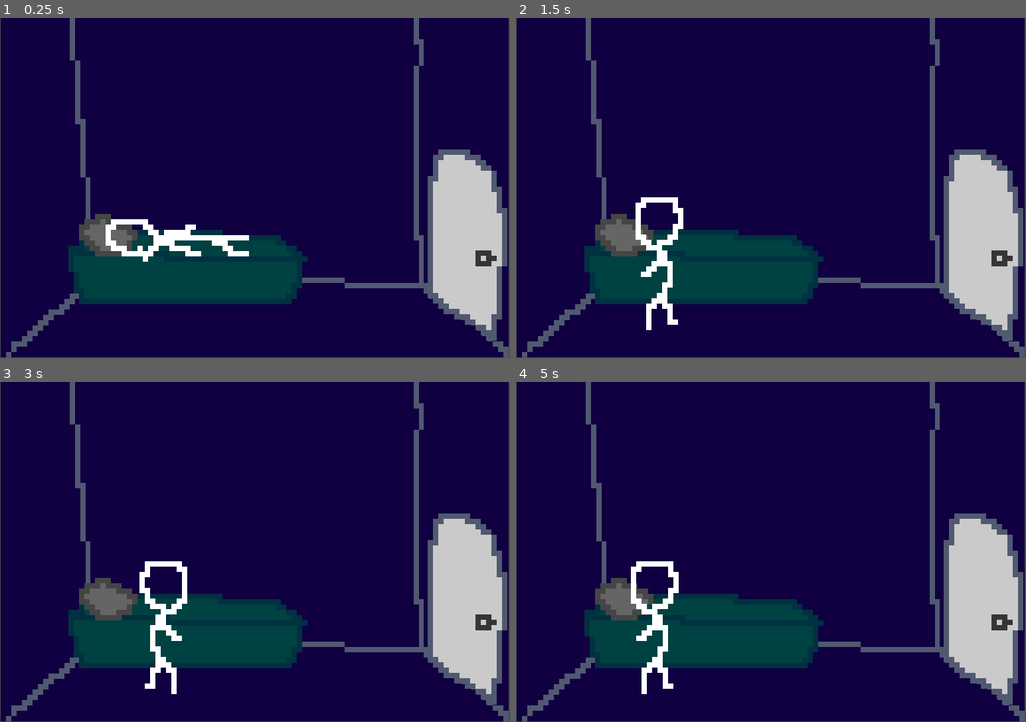
Above: before the commit, frames 1-4 (two rows, left to right).
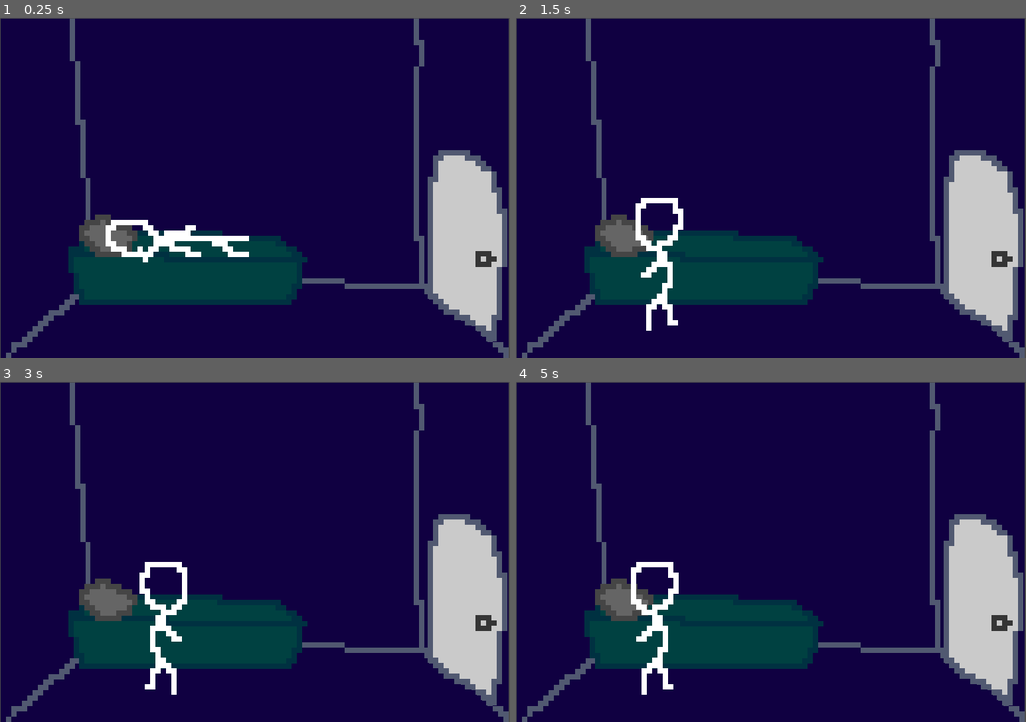
Above: after the commit, the same moments.

Repository: jackharrhy/plant
Game: Godot game, scene res://src/scenes/main.tscn
Two runs of this game, one before a commit and one after it. Both use one fixed random seed, a clock stepped at 60 frames per second and the inputs below. Before the commit the project starts from res://src/scenes/room1.tscn.
Inputs:
- Up to frame 1 (0.25 s): no input
- Up to frame 2 (1.5 s): tap Enter (ui_accept) at 0.5, 1.35 s; hold Right (ui_right) 0.53-1.28 s; hold Enter (ui_accept) 0.53-1.28 s; hold Left (ui_left) from 1.28 s (still down)
- Up to frame 3 (3 s): tap Enter (ui_accept) at 1.52, 1.82, 2.85 s; release Left (ui_left) at 2.03 s; hold Enter (ui_accept) 2.03-2.78 s; hold Right (ui_right) from 2.03 s (still down)
- Up to frame 4 (5 s): tap Enter (ui_accept) at 3.02, 3.32, 4.35, 4.52, 4.82 s; release Right (ui_right) at 3.53 s; hold Enter (ui_accept) 3.53-4.28 s; hold Left (ui_left) from 3.53 s (still down)

The runs differ from the first frame. In frame 1, 1.1% of the frame differs, in the area x 0-100%, y 0-100%; in frame 2, 1.1%; in frame 3, 1.1%; in frame 4, 1.1%.

Commit message:
day 2

Diff:
--- a/project.godot
+++ b/project.godot
@@ -11,7 +11,7 @@
 [application]
 
 config/name="plant"
-run/main_scene="res://src/scenes/room1.tscn"
+run/main_scene="res://src/scenes/main.tscn"
 config/features=PackedStringArray("4.0", "GL Compatibility")
 config/icon="res://icon.svg"
 
--- a/src/bed/Bed.gd
+++ b/src/bed/Bed.gd
@@ -4,20 +4,28 @@
 signal remove_player
 
 @export var player_sleeping : bool = true
-var area_active = true
+@export var area_active = true
 
 @onready var sprite : Sprite2D = get_node("Bed1")
+
+@onready var audio_stream_player : AudioStreamPlayer = get_node("AudioStreamPlayer")
+var bed_leave_sound = preload("res://assets/audio/bed1-leave.wav")
+var bed_enter_sound = preload("res://assets/audio/bed1-enter.wav")
 
 func _input(event):
 	if area_active and event.is_action_pressed("ui_accept"):
 		player_sleeping = !player_sleeping
 
 		if player_sleeping:
+			audio_stream_player.stream = bed_enter_sound
 			remove_player.emit()
 			sprite.frame = 1
 		else:
+			audio_stream_player.stream = bed_leave_sound
 			create_player.emit()
 			sprite.frame = 0
+
+		audio_stream_player.play()
 
 func _on_area_entered(area):
 	area_active = true
--- a/src/bed/Bed.tscn
+++ b/src/bed/Bed.tscn
@@ -22,5 +22,7 @@
 position = Vector2(-74, 2.5)
 shape = SubResource("RectangleShape2D_abkwj")
 
+[node name="AudioStreamPlayer" type="AudioStreamPlayer" parent="."]
+
 [connection signal="area_entered" from="." to="." method="_on_area_entered"]
 [connection signal="area_exited" from="." to="." method="_on_area_exited"]
--- a/src/door/Door.gd
+++ b/src/door/Door.gd
@@ -12,20 +12,35 @@
 var door_open_sound = preload("res://assets/audio/door1-open.wav")
 var door_close_sound = preload("res://assets/audio/door1-close.wav")
 
+func open_door(make_sound):
+	sprite.frame = 1
+
+	if make_sound:
+		audio_stream_player.stream = door_open_sound
+		audio_stream_player.play()
+
+	closed_door_collision_shape.set_deferred("disabled", true)
+
+func close_door(make_sound):
+	sprite.frame = 0
+
+	if make_sound:
+		audio_stream_player.stream = door_close_sound
+		audio_stream_player.play()
+
+	closed_door_collision_shape.set_deferred("disabled", false)
+
+func handle(make_sound):
+	if door_open: open_door(make_sound)
+	else: close_door(make_sound)
+
+func _ready():
+	handle(false)
+
 func _input(event):
 	if area_active and event.is_action_pressed("ui_accept"):
 		door_open = !door_open
-
-		if door_open:
-			audio_stream_player.stream = door_open_sound
-			audio_stream_player.play()
-			closed_door_collision_shape.disabled = true
-			sprite.frame = 1
-		else:
-			audio_stream_player.stream = door_close_sound
-			audio_stream_player.play()
-			closed_door_collision_shape.disabled = false
-			sprite.frame = 0
+		handle(true)
 
 func _on_area_entered(area):
 	area_active = true
--- /dev/null
+++ b/src/door/RevDoor.tscn
@@ -0,0 +1,48 @@
+[gd_scene load_steps=6 format=3 uid="uid://dsw2cykcds4q7"]
+
+[ext_resource type="Script" path="res://src/door/Door.gd" id="1_xds58"]
+[ext_resource type="Texture2D" uid="uid://cht2kp57wsbqj" path="res://assets/door1.png" id="2_p2c55"]
+
+[sub_resource type="RectangleShape2D" id="RectangleShape2D_m71cc"]
+size = Vector2(15.125, 319)
+
+[sub_resource type="RectangleShape2D" id="RectangleShape2D_kx6ko"]
+size = Vector2(80.5, 319.5)
+
+[sub_resource type="RectangleShape2D" id="RectangleShape2D_vqqi2"]
+size = Vector2(88.5, 322.5)
+
+[node name="Door" type="Area2D"]
+collision_layer = 0
+collision_mask = 2
+script = ExtResource("1_xds58")
+
+[node name="Door1" type="Sprite2D" parent="."]
+scale = Vector2(8, 8)
+texture = ExtResource("2_p2c55")
+flip_h = true
+hframes = 2
+
+[node name="CollisionShape2D" type="CollisionShape2D" parent="."]
+position = Vector2(34, -5)
+shape = SubResource("RectangleShape2D_m71cc")
+
+[node name="ClosedDoor" type="StaticBody2D" parent="."]
+
+[node name="ClosedDoorCollisionShape2D" type="CollisionShape2D" parent="ClosedDoor"]
+position = Vector2(-69, -4)
+shape = SubResource("RectangleShape2D_kx6ko")
+
+[node name="LeaveArea" type="Area2D" parent="."]
+collision_layer = 0
+collision_mask = 2
+
+[node name="CollisionShape2D" type="CollisionShape2D" parent="LeaveArea"]
+position = Vector2(-116, -3)
+shape = SubResource("RectangleShape2D_vqqi2")
+
+[node name="AudioStreamPlayer" type="AudioStreamPlayer" parent="."]
+
+[connection signal="area_entered" from="." to="." method="_on_area_entered"]
+[connection signal="area_exited" from="." to="." method="_on_area_exited"]
+[connection signal="area_entered" from="LeaveArea" to="." method="_on_leave_area_entered"]
--- a/src/player/Player.gd
+++ b/src/player/Player.gd
@@ -1,9 +1,13 @@
 extends CharacterBody2D
+
+signal camera_bounds_update(left, right)
 
 @export var speed: int = 200
 
 @onready var sprite = get_node("PlayerSprite")
 @onready var animation_player = get_node("AnimationPlayer")
+
+
 
 func _physics_process(delta):
 	var horizontal_direction = Input.get_action_strength("ui_right") - Input.get_action_strength("ui_left")
@@ -22,3 +26,8 @@
 		sprite.flip_h = true
 	elif velocity.x > 0:
 		sprite.flip_h = false
+
+func _on_camera_bounds_update(left, right):
+	var camera = $Camera2D
+	camera.limit_left = left
+	camera.limit_right = right
--- a/src/player/Player.tscn
+++ b/src/player/Player.tscn
@@ -132,3 +132,11 @@
 position = Vector2(1, -0.5)
 shape = SubResource("RectangleShape2D_fc1cf")
 debug_color = Color(0.329412, 0.607843, 0.384314, 0.419608)
+
+[node name="Camera2D" type="Camera2D" parent="."]
+limit_left = 0
+limit_top = 0
+limit_right = 768
+limit_bottom = 512
+
+[connection signal="camera_bounds_update" from="." to="." method="_on_camera_bounds_update"]
--- /dev/null
+++ b/src/scenes/living-room.gd
@@ -0,0 +1,16 @@
+extends Node2D
+
+signal scene_change(scene_name, arg)
+
+func init(argument):
+	$Player.emit_signal("camera_bounds_update", 0, $FarRightSide.position.x)
+	match argument:
+		"left":
+			# TODO init stuff based on entering from the left
+			pass
+		"right":
+			# TODO init stuff based on entering from the right
+			pass
+
+func _on_room_door_walked_through_door():
+	scene_change.emit("room1", "door")
--- a/src/scenes/living-room.tscn
+++ b/src/scenes/living-room.tscn
@@ -1,8 +1,30 @@
-[gd_scene load_steps=2 format=3 uid="uid://k5nlvgruicey"]
+[gd_scene load_steps=6 format=3 uid="uid://k5nlvgruicey"]
 
 [ext_resource type="PackedScene" uid="uid://cdc4ul6c8m0pv" path="res://src/player/Player.tscn" id="1_apcfe"]
+[ext_resource type="Script" path="res://src/scenes/living-room.gd" id="1_w61fy"]
+[ext_resource type="Texture2D" uid="uid://b88m7o2001bmm" path="res://assets/living-room.png" id="2_gcpfl"]
+[ext_resource type="PackedScene" uid="uid://bu06ritof7ma0" path="res://src/door/Door.tscn" id="3_fj2ol"]
+[ext_resource type="PackedScene" uid="uid://dsw2cykcds4q7" path="res://src/door/RevDoor.tscn" id="4_xp35t"]
 
-[node name="living-room" type="Node2D"]
+[node name="LivingRoom" type="Node2D"]
+script = ExtResource("1_w61fy")
+
+[node name="Living-room" type="Sprite2D" parent="."]
+position = Vector2(684, 256)
+scale = Vector2(8, 8)
+texture = ExtResource("2_gcpfl")
+
+[node name="OutsideDoor" parent="." instance=ExtResource("3_fj2ol")]
+position = Vector2(1257, 324)
+
+[node name="RoomDoor" parent="." instance=ExtResource("4_xp35t")]
+position = Vector2(116, 327)
+door_open = true
 
 [node name="Player" parent="." instance=ExtResource("1_apcfe")]
-position = Vector2(158, 269)
+position = Vector2(147, 345)
+
+[node name="FarRightSide" type="Node2D" parent="."]
+position = Vector2(1368, 1)
+
+[connection signal="walked_through_door" from="RoomDoor" to="." method="_on_room_door_walked_through_door"]
--- /dev/null
+++ b/src/scenes/main.gd
@@ -0,0 +1,15 @@
+extends Node2D
+
+@onready var current_scene = $Room
+
+func _ready() -> void:
+	$Room.connect("scene_change", Callable(self, "change_scene"))
+
+func change_scene(scene: String, argument: String):
+	var next_scene = load("res://src/scenes/" + scene + ".tscn").instantiate()
+	add_child(next_scene)
+	next_scene.connect("scene_change", Callable(self, "change_scene"))
+
+	current_scene.queue_free()
+	current_scene = next_scene
+	next_scene.init(argument)
--- /dev/null
+++ b/src/scenes/main.tscn
@@ -0,0 +1,10 @@
+[gd_scene load_steps=3 format=3 uid="uid://d4lrgvelb12lq"]
+
+[ext_resource type="PackedScene" uid="uid://bql0cdayedrrm" path="res://src/scenes/room1.tscn" id="1_eew8s"]
+[ext_resource type="Script" path="res://src/scenes/main.gd" id="1_swuxa"]
+
+[node name="main" type="Node2D"]
+script = ExtResource("1_swuxa")
+
+[node name="Room" parent="." instance=ExtResource("1_eew8s")]
+position = Vector2(0, 1)
--- a/src/scenes/room1.gd
+++ b/src/scenes/room1.gd
@@ -1,21 +1,38 @@
 extends Node2D
 
+signal scene_change(scene_name, arg)
+
 var player_scene = preload("res://src/player/Player.tscn")
-
-@onready var player_location : Node2D = get_node("PlayerLocation")
-
 var player_instance
 
-func _on_bed_create_player():
+func create_player(location):
 	player_instance = player_scene.instantiate()
-	player_instance.position = player_location.position
+	player_instance.position = location
+	player_instance.emit_signal("camera_bounds_update", 0, 768)
 	add_child(player_instance)
 
+func make_bed_no_player():
+	var bed = $Bed
+	bed.get_node("Bed1").frame = 0
+	bed.player_sleeping = false
+	bed.area_active = false
+
+func init(arg : String):
+	match arg:
+		"door":
+			create_player($PlayerDoorLocation.position)
+			make_bed_no_player()
+			$Door.open_door(false)
+		"bed":
+			# scene is already setup for bed
+			pass
+
+func _on_bed_create_player():
+	create_player($PlayerLocation.position)
 
 func _on_bed_remove_player():
 	if player_instance:
 		remove_child(player_instance)
 
-
 func _on_door_walked_through_door():
-	assert(get_tree().change_scene_to_file("res://src/scenes/living-room.tscn") == OK)
+	scene_change.emit("living-room", "left")
--- a/src/scenes/room1.tscn
+++ b/src/scenes/room1.tscn
@@ -11,7 +11,7 @@
 [sub_resource type="RectangleShape2D" id="RectangleShape2D_cifog"]
 size = Vector2(1168, 34.5)
 
-[node name="RootNode" type="Node2D"]
+[node name="Room" type="Node2D"]
 script = ExtResource("1_ed0fq")
 
 [node name="TileMap" type="TileMap" parent="."]
@@ -38,6 +38,9 @@
 [node name="PlayerLocation" type="Node2D" parent="."]
 position = Vector2(231, 422)
 
+[node name="PlayerDoorLocation" type="Node2D" parent="."]
+position = Vector2(654, 438)
+
 [node name="Door" parent="." instance=ExtResource("4_lx4iw")]
 position = Vector2(660, 338)
 
Not shown, added: assets/audio/bed1-enter.wav.import
Not shown, added: assets/audio/bed1-leave.wav.import
Binary file added: assets/living-room.aseprite
Binary file added: assets/living-room.png
Not shown, added: assets/living-room.png.import
Renamed: aseprite/player.aseprite -> assets/player.aseprite
Renamed: aseprite/room1.aseprite -> assets/room1.aseprite
Not shown, added: assets/audio/bed1-enter.wav
Not shown, added: assets/audio/bed1-leave.wav
Not shown, added: audacity/bed-source.m4a
